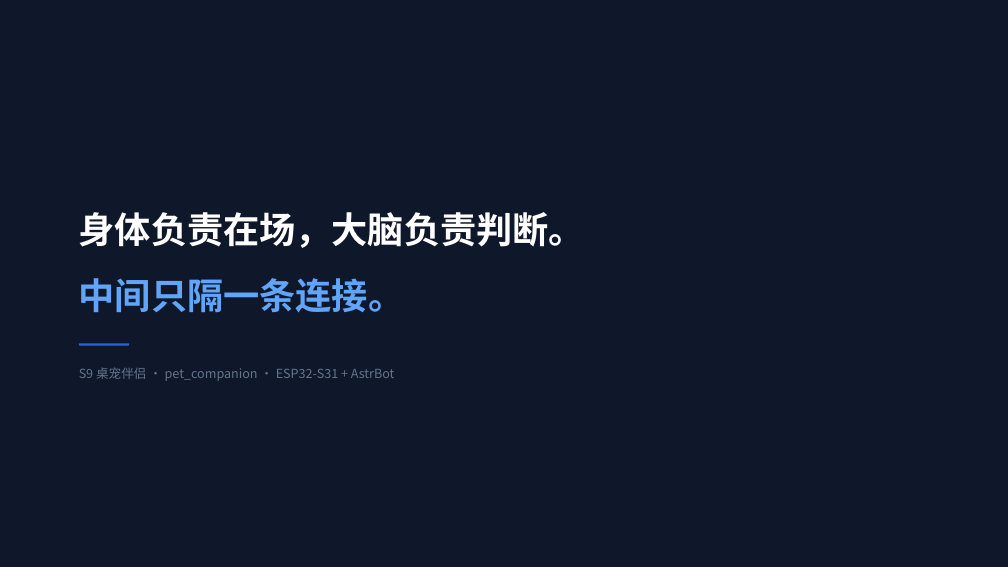
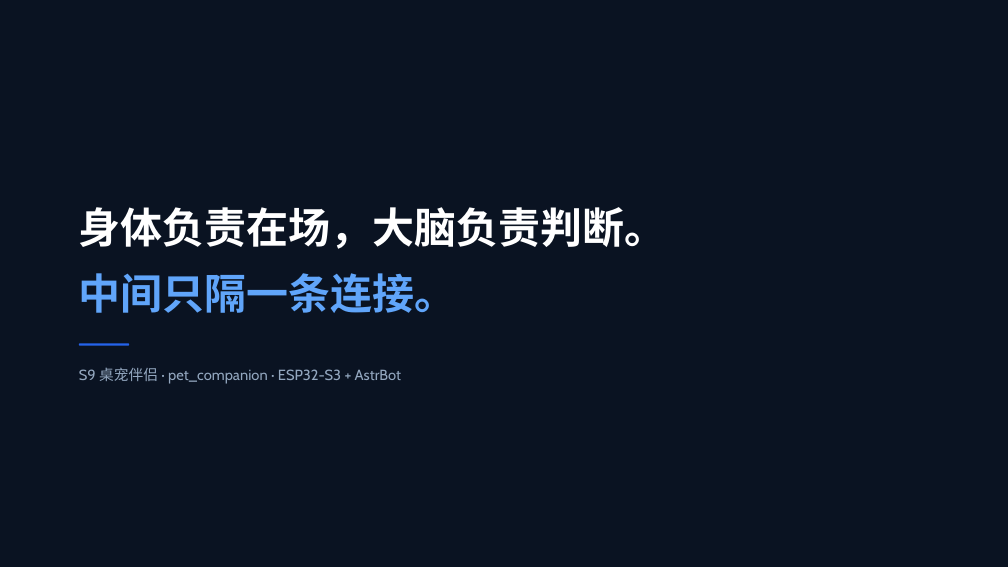
Before and after one commit to xkk6663/pet_companion, a slide deck: slide 29 of docs/汇报/桌宠伴侣技术汇报/桌宠伴侣技术汇报.pptx (slide 16 before the commit). Drawn at 1008x567 pixels with LibreOffice and Linux fonts; fonts in the diff are those of the drawing; background and template pictures are left out; a plain dark background stands for a picture behind light text. Boxes give left, top, right and bottom in pixels: in the first picture for what was removed or moved away, otherwise in the second. Text is boxed around its words. In the diff, an @@ line names an element or a change of style, - is before the commit and + after.

```diff
--- a/docs/汇报/桌宠伴侣技术汇报/桌宠伴侣技术汇报.pptx
+++ b/docs/汇报/桌宠伴侣技术汇报/桌宠伴侣技术汇报.pptx
@@ rectangle at box(0, 0, 1008, 567): fill #0F172A to #0A1322 @@
@@ rectangle at box(0, 0, 1008, 567): fill #0F172A at 84% opacity to #0A1322 at 84% opacity @@
@@ text "身体负责在场，大脑负责判断。" at box(79, 207, 666, 249): size 34.5 to 40 pt, font Noto Sans CJK SC to Cabin @@
@@ text "中间只隔一条连接。" at box(79, 273, 457, 313): size 34.5 to 40 pt, font Noto Sans CJK SC to Cabin @@
@@ text at box(79, 367, 401, 384): text changed; size 12 to 14 pt; font Noto Sans CJK SC to Cabin; text colour #64748B to #93A7BF @@
-S9 桌宠伴侣 · pet_companion · ESP32-S31 + AstrBot
+S9 桌宠伴侣 · pet_companion · ESP32-S3 + AstrBot
```
Also in this commit, not shown: 15 other slides changed, 13 slides added, 11 other files.
